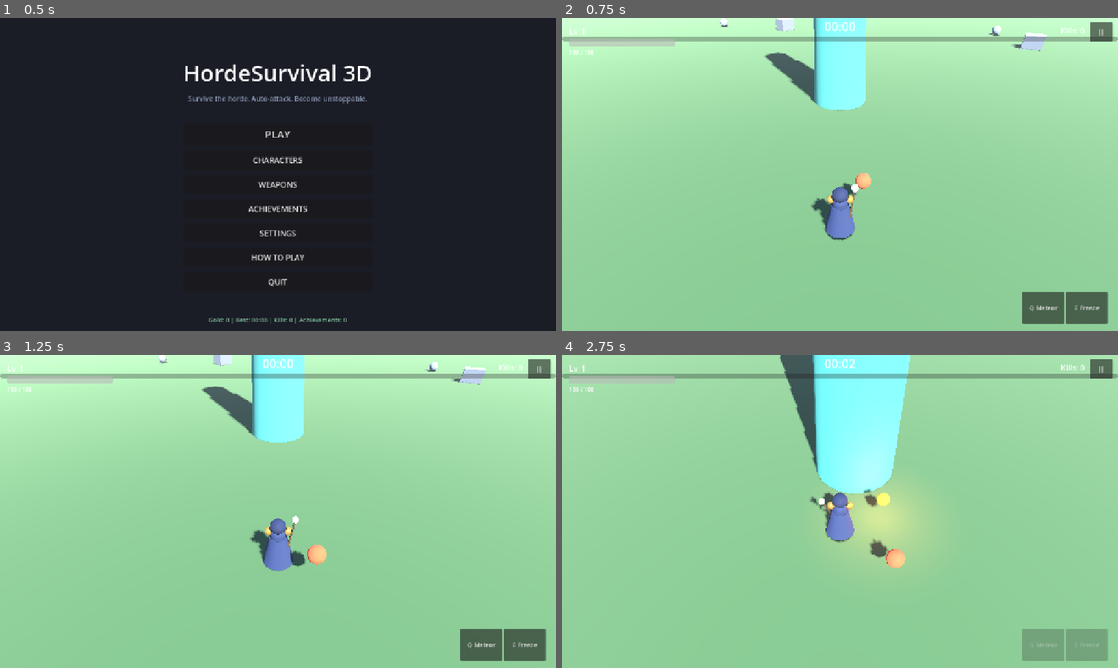
Above: before the commit, frames 1-4 (two rows, left to right).
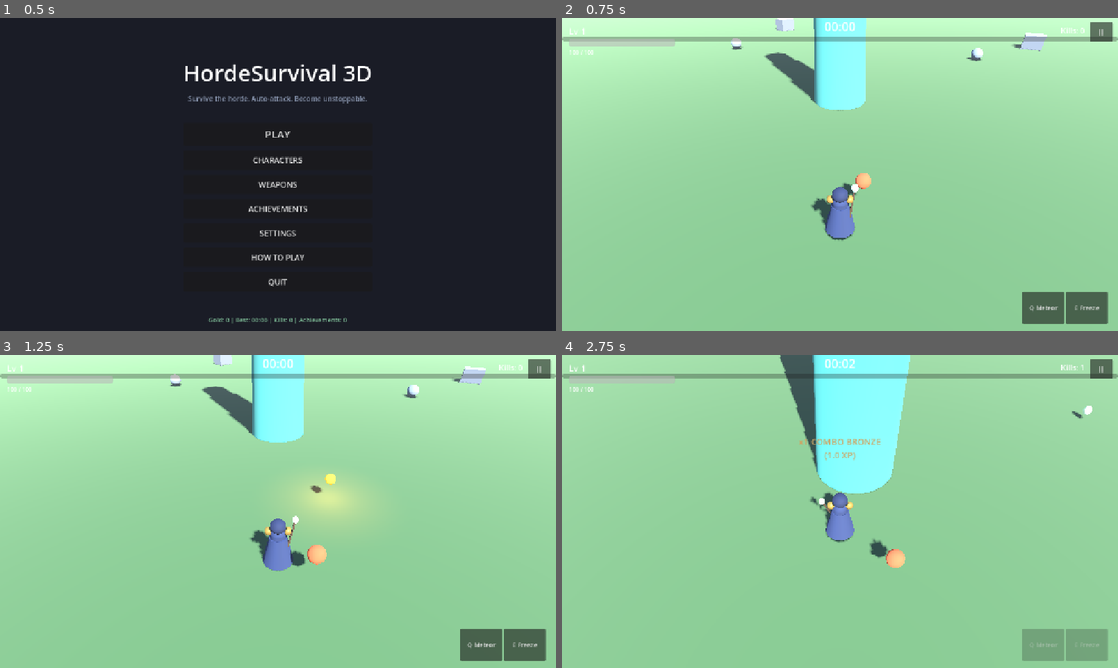
Above: after the commit, the same moments.

Repository: mohsen-niksirat/Horde_Survival_3D
Game: Godot game, scene res://scenes/bootstrap/Boot.tscn
Same seed, same stepped clock (60 frames per second), same inputs: the game is played once before the commit and once after it.
Inputs (mouse positions are in pixels of both pictures, inside the frame that each line leads up to):
- Up to frame 1 (0.5 s): no input
- Up to frame 2 (0.75 s): click "PLAY" at 0.5 s
- Up to frame 3 (1.25 s): no input
- Up to frame 4 (2.75 s): tap Enter at 1.25 s; move the mouse to (867, 511) at 1.27 s; hold W (move_up) from 1.28 s (still down); tap Q (ability_1) at 1.35 s; move the mouse to (812, 511) at 2.02 s; tap E (ability_2) at 2.1 s

Frame 1 is identical in both runs. In frame 2, 0.2% of the frame differs, in the area x 28-79%, y 0-14%; in frame 3, 1.9%; in frame 4, 3.5%, in the area x 42-96%, y 3-66%.

Commit message:
fix: invisible enemies — pooled nodes stay visible + camera-aware targeting
Root cause of shooting at unseen enemies that suddenly appear close:
1. PoolManager hid nodes on release (visible=false) but acquire never
   restored visibility — recycled enemies/orbs existed, took hits and
   dealt damage while INVISIBLE. acquire() now restores visibility.
2. Auto-aim picked the nearest enemy regardless of view: targeting now
   prefers enemies in front of the camera (TargetingSystem.nearest_visible).
3. Spawn ring tightened 35-45m -> 22-30m so spawns land on/near screen;
   cull radius tightened 75m -> 55m and moved into EnemyManager so it
   keeps ticking even when WaveManager is stopped.

Validated: test_visibility_fix.gd (recycled enemy/orb visible, in-front
target preferred) + full 16-suite regression green. Phase 5 test made
deterministic (soak can pause via level-up; cull check now unpauses).

Diff:
--- a/scenes/world/arena.gd
+++ b/scenes/world/arena.gd
@@ -3,8 +3,10 @@
 ## systems (Phase 5+).
 
 const HALF_SIZE := 60.0
-const SPAWN_RING_MIN := 35.0
-const SPAWN_RING_MAX := 45.0
+## Spawn ring: close enough that spawned enemies are on/near screen
+## (camera sees ~25-35m ahead), far enough to avoid pop-in in the face.
+const SPAWN_RING_MIN := 22.0
+const SPAWN_RING_MAX := 30.0
 
 ## Returns a random spawn position on a ring around a center point,
 ## clamped inside the arena.
--- a/scripts/combat/targeting_system.gd
+++ b/scripts/combat/targeting_system.gd
@@ -6,6 +6,8 @@
 ## weapon-cadence (a few times/second), not per-enemy-per-frame.
 
 const CELL_SIZE := 8.0
+## Dot-product threshold for "in front of the camera" (view-cone proxy).
+const IN_FRONT_DOT := 0.15
 
 static func nearest(from: Vector3, candidates: Array, max_dist: float = 40.0) -> Node3D:
 	var best: Node3D = null
@@ -18,6 +20,32 @@
 			best_d2 = d2
 			best = c
 	return best
+
+## Nearest target the player can actually SEE: prefers enemies in front of
+## the camera; falls back to any nearest candidate if none qualify.
+static func nearest_visible(from: Vector3, candidates: Array, max_dist: float, camera: Camera3D) -> Node3D:
+	if camera == null:
+		return nearest(from, candidates, max_dist)
+	var cam_forward := -camera.global_transform.basis.z
+	var best_front: Node3D = null
+	var best_front_d2 := max_dist * max_dist
+	var best_any: Node3D = null
+	var best_any_d2 := max_dist * max_dist
+	for c in candidates:
+		if not is_instance_valid(c):
+			continue
+		var d2: float = from.distance_squared_to(c.global_position)
+		if d2 < best_any_d2:
+			best_any_d2 = d2
+			best_any = c
+		var to_c: Vector3 = c.global_position - from
+		to_c.y = 0.0
+		if to_c.length_squared() < 0.01:
+			continue
+		if cam_forward.dot(to_c.normalized()) > IN_FRONT_DOT and d2 < best_front_d2:
+			best_front_d2 = d2
+			best_front = c
+	return best_front if best_front != null else best_any
 
 static func lowest_health(candidates: Array) -> Node3D:
 	var best: Node3D = null
--- a/scripts/spawning/enemy_manager.gd
+++ b/scripts/spawning/enemy_manager.gd
@@ -11,6 +11,8 @@
 var _spawn_queue: Array = []
 var arena_ref: Node3D = null
 var player_ref: Node3D = null
+## Enemies beyond this distance from the player are recycled.
+const CULL_DISTANCE := 55.0
 
 ## Queue a spawn (deferred to next frame to keep spawner cheap).
 ## elite: optional Array of ability ids.
@@ -27,11 +29,24 @@
 
 func _process(_delta: float) -> void:
 	if _spawn_queue.is_empty():
+		# Still run culling even without spawns pending
+		_cull_far_enemies()
 		return
 	var queue := _spawn_queue
 	_spawn_queue = []
 	for req in queue:
 		_spawn_now(req)
+	_cull_far_enemies()
+
+## Recycle enemies too far from the player — they would otherwise attack
+## from off-screen invisibly.
+func _cull_far_enemies() -> void:
+	if player_ref == null:
+		return
+	var cull2 := CULL_DISTANCE * CULL_DISTANCE
+	for enemy in active_enemies.duplicate():
+		if is_instance_valid(enemy) and enemy.global_position.distance_squared_to(player_ref.global_position) > cull2:
+			release_enemy(enemy)
 
 func _spawn_now(req: Dictionary) -> void:
 	var enemy := PoolManager.acquire(ENEMY_SCENE)
--- a/scripts/spawning/wave_manager.gd
+++ b/scripts/spawning/wave_manager.gd
@@ -5,7 +5,9 @@
 
 const EliteAbilityC := preload("res://scripts/enemies/elite_ability.gd")
 
-const CULL_DISTANCE := 75.0
+## Auto-aim weapons ignore enemies beyond this range even if data says
+## otherwise — keeps targeting to what the player can actually see.
+const TARGETABLE_RANGE_CAP := 32.0
 
 var arena: Node3D
 var player: Node3D
@@ -52,7 +54,6 @@
 
 	_tick_boss()
 	_tick_elites()
-	_cull_far_enemies()
 	PerformanceManager.report_system_time("waves", Time.get_ticks_usec() - start)
 
 ## Milestone boss at BOSS_TIME seconds (5 min MVP).
@@ -149,10 +150,3 @@
 		if roll <= 0.0:
 			return data
 	return pool[0]
-
-func _cull_far_enemies() -> void:
-	# Recycle enemies too far from the player (arena is bounded anyway).
-	var cull2 := CULL_DISTANCE * CULL_DISTANCE
-	for enemy in enemy_manager.active_enemies.duplicate():
-		if is_instance_valid(enemy) and enemy.global_position.distance_squared_to(player.global_position) > cull2:
-			enemy_manager.release_enemy(enemy)
--- a/scripts/utilities/pool_manager.gd
+++ b/scripts/utilities/pool_manager.gd
@@ -51,6 +51,8 @@
 		node = _instantiate(pool)
 	else:
 		node = pool["free"].pop_back()
+	# Released nodes were hidden — restore visibility for their new life.
+	node.visible = true
 	pool["active_count"] += 1
 	return node
 
--- a/scripts/weapons/weapon_instance.gd
+++ b/scripts/weapons/weapon_instance.gd
@@ -29,7 +29,9 @@
 		_cooldown_left = 0.1
 		return
 
-	var target: Node3D = TargetingSystem.nearest(player.global_position, candidates, data.max_range)
+	# Prefer enemies in front of the camera (what the player can see).
+	var cam: Camera3D = player.get_viewport().get_camera_3d()
+	var target: Node3D = TargetingSystem.nearest_visible(player.global_position, candidates, data.max_range, cam)
 	if target == null:
 		_cooldown_left = 0.1
 		return
--- a/tests/test_phase5.gd
+++ b/tests/test_phase5.gd
@@ -56,12 +56,18 @@
 	_check(em.enemy_count() <= perf.enemy_cap(), "enemy cap holds (%d <= %d)" % [em.enemy_count(), perf.enemy_cap()])
 
 	# --- Culling: stop waves, teleport player+enemy far apart ---
+	# A level-up during the soak pauses the tree (LEVEL_UP state); clear
+	# that pause so EnemyManager._process (which runs culling) ticks.
+	game_manager.state = game_manager.State.PLAYING
+	paused = false
+	player.experience.xp_to_next = 999999.0
 	wm.stop()
 	player.global_position = Vector3(0, 0.5, 0)
 	player.velocity = Vector3.ZERO
 	if em.enemy_count() > 0:
 		var far: CharacterBody3D = em.active_enemies[0]
-		far.global_position = Vector3(0, 0, 74)  # > 75m from player
+		far.set_physics_process(false)  # freeze it so it cannot chase closer
+		far.global_position = Vector3(0, 0, 200)  # far beyond the 55m cull
 		var before: int = em.enemy_count()
 		for i in range(120):
 			await process_frame
--- /dev/null
+++ b/tests/test_visibility_fix.gd
@@ -0,0 +1,86 @@
+extends SceneTree
+## Playtest fix validation: pooled enemies/orbs stay VISIBLE after recycle,
+## and weapons prefer targets in front of the camera (viewable targets).
+
+var failures := 0
+
+func _initialize() -> void:
+	var main_ps: PackedScene = load("res://scenes/main/Main.tscn")
+	var main := main_ps.instantiate()
+	root.add_child(main)
+	for i in range(4):
+		await process_frame
+		await physics_frame
+
+	var player: CharacterBody3D = main.get_node("World/Player")
+	var em: Node = main.get_node("EnemyManager")
+	var game_manager := root.get_node("GameManager")
+	game_manager.state = game_manager.State.PLAYING
+	main.get_node("WaveManager").stop()
+	em.clear_all()
+	player.weapon_controller.weapons.clear()
+
+	var drone: EnemyData = load("res://data/enemies/basic_drone.tres")
+
+	# --- Recycled enemy must be VISIBLE ---
+	em.queue_spawn(drone, player.global_position + Vector3(6, 0, 0), player, 1.0, 1.0, 1.0)
+	for i in range(4):
+		await process_frame
+		await physics_frame
+	var first: CharacterBody3D = em.get_all_enemies()[0]
+	_check(first.visible, "first enemy visible")
+	first.health.take_damage(DamageEvent.new(9999.0, "test"))
+	await process_frame
+	await physics_frame
+	_check(not first.visible, "released enemy hidden (pool state)")
+	# Spawn again — same pooled instance comes back
+	em.queue_spawn(drone, player.global_position + Vector3(6, 0, 0), player, 1.0, 1.0, 1.0)
+	for i in range(4):
+		await process_frame
+		await physics_frame
+	var second: CharacterBody3D = em.get_all_enemies()[0]
+	_check(second == first, "pool reused the same instance")
+	_check(second.visible, "RECYCLED ENEMY IS VISIBLE (bug fixed)")
+	em.clear_all()
+
+	# --- XP orb visible after recycle ---
+	var orb_scene := "res://scenes/pickups/XpOrb.tscn"
+	var pool_manager := root.get_node("PoolManager")
+	var orb1: Node3D = pool_manager.acquire(orb_scene)
+	pool_manager.tag(orb1, orb_scene)
+	main.get_node("World").add_child(orb1)
+	orb1.setup(1.0, player, Vector3(5, 0, 5))
+	_check(orb1.visible, "fresh orb visible")
+	pool_manager.release(orb1)
+	await process_frame
+	await process_frame
+	_check(not orb1.visible, "released orb hidden")
+	var orb2: Node3D = pool_manager.acquire(orb_scene)
+	_check(orb2.visible, "recycled orb visible again")
+
+	# --- Targeting prefers in-front-of-camera enemies ---
+	player.global_position = Vector3(0, 0.5, 0)
+	var cam: Camera3D = player.get_node("CameraRig/SpringArm3D/Camera3D")
+	# Camera yaw 0 looks toward -Z. Front enemy at -Z, behind enemy at +Z.
+	em.queue_spawn(drone, player.global_position + Vector3(0, 0, -8), player, 1.0, 1.0, 1.0)
+	em.queue_spawn(drone, player.global_position + Vector3(0, 0, 8), player, 1.0, 1.0, 1.0)
+	for i in range(4):
+		await process_frame
+		await physics_frame
+	var candidates: Array = em.get_all_enemies()
+	_check(candidates.size() == 2, "two candidates spawned")
+	var chosen: Node3D = TargetingSystem.nearest_visible(player.global_position, candidates, 30.0, cam)
+	_check(chosen != null and chosen.global_position.z < player.global_position.z, "in-front enemy preferred (z=%.1f)" % chosen.global_position.z)
+
+	if failures == 0:
+		print("VISIBILITY_FIX_PASS")
+	else:
+		print("VISIBILITY_FIX_FAIL failures=", failures)
+	quit(0 if failures == 0 else 1)
+
+func _check(cond: bool, label: String) -> void:
+	if cond:
+		print("OK: ", label)
+	else:
+		push_error("FAIL: " + label)
+		failures += 1
